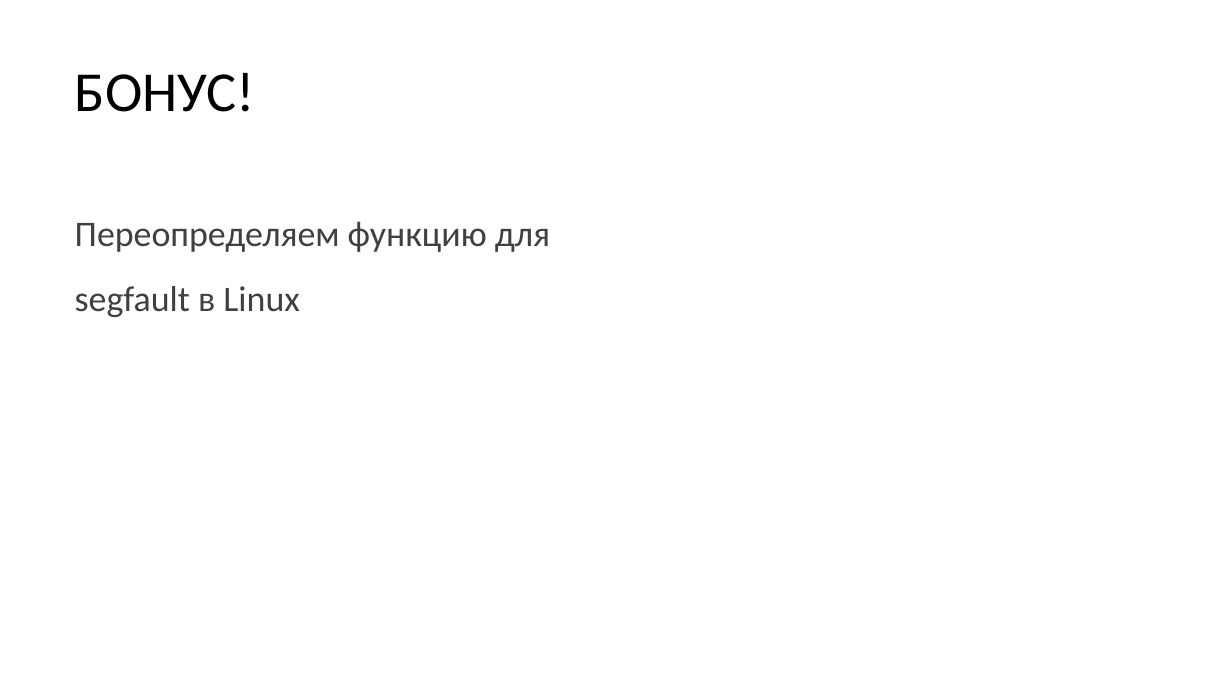
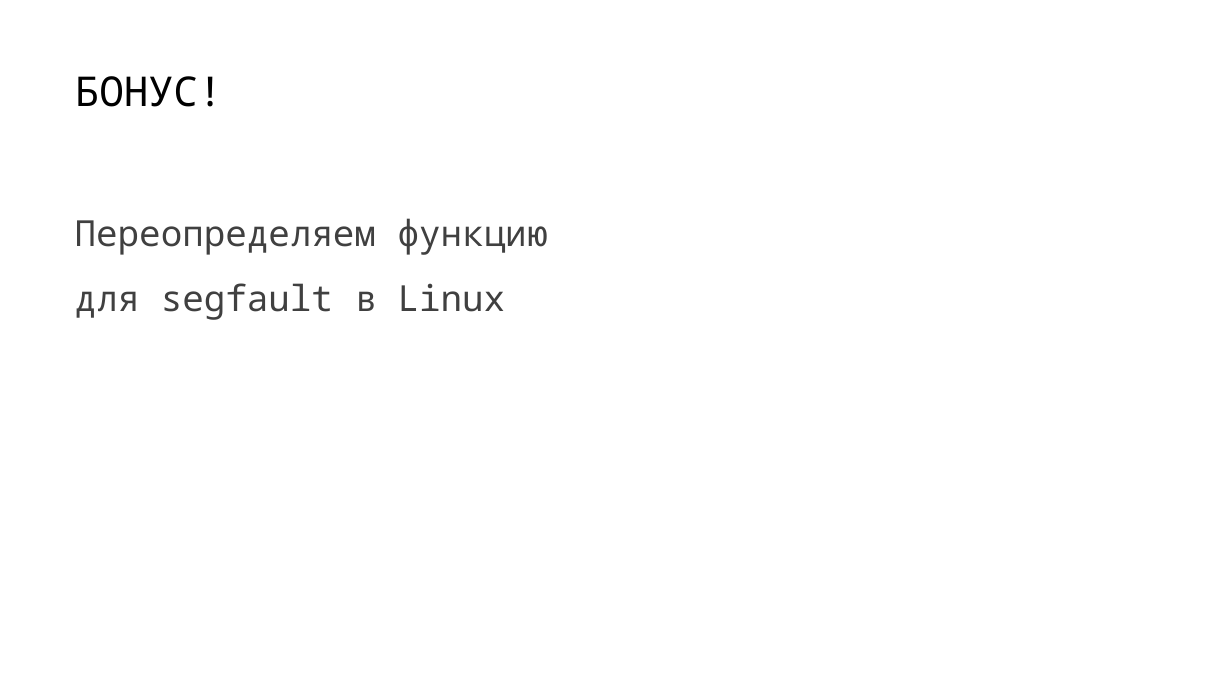
Before and after one commit to w1jtoo/assembler-syscall-paper, a slide deck: slide 10 of Выполнение системных вызовов в 64.pptx. Drawn at 1232x693 pixels with LibreOffice and Linux fonts; fonts in the diff are those of the drawing. Boxes give left, top, right and bottom in pixels: in the first picture for what was removed or moved away, otherwise in the second. Text is boxed around its words. In the diff, an @@ line names an element or a change of style, - is before the commit and + after.

```diff
--- a/Выполнение системных вызовов в 64.pptx
+++ b/Выполнение системных вызовов в 64.pptx
@@ title "БОНУС!" at [75,76,223,107]: size 44 to 32 pt, font Calibri to Noto Sans Mono @@
@@ text "Переопределяем функцию для segfault в ..." at [75,218,549,320]: font Calibri to Noto Sans Mono @@
```
Also in this commit, not shown: 5 other slides changed, 1 other file.
